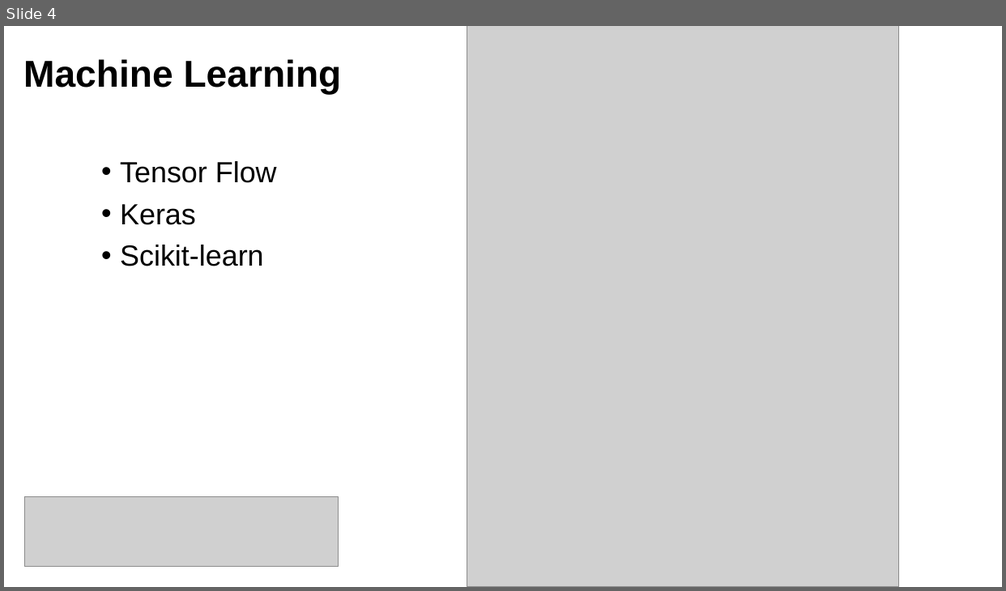
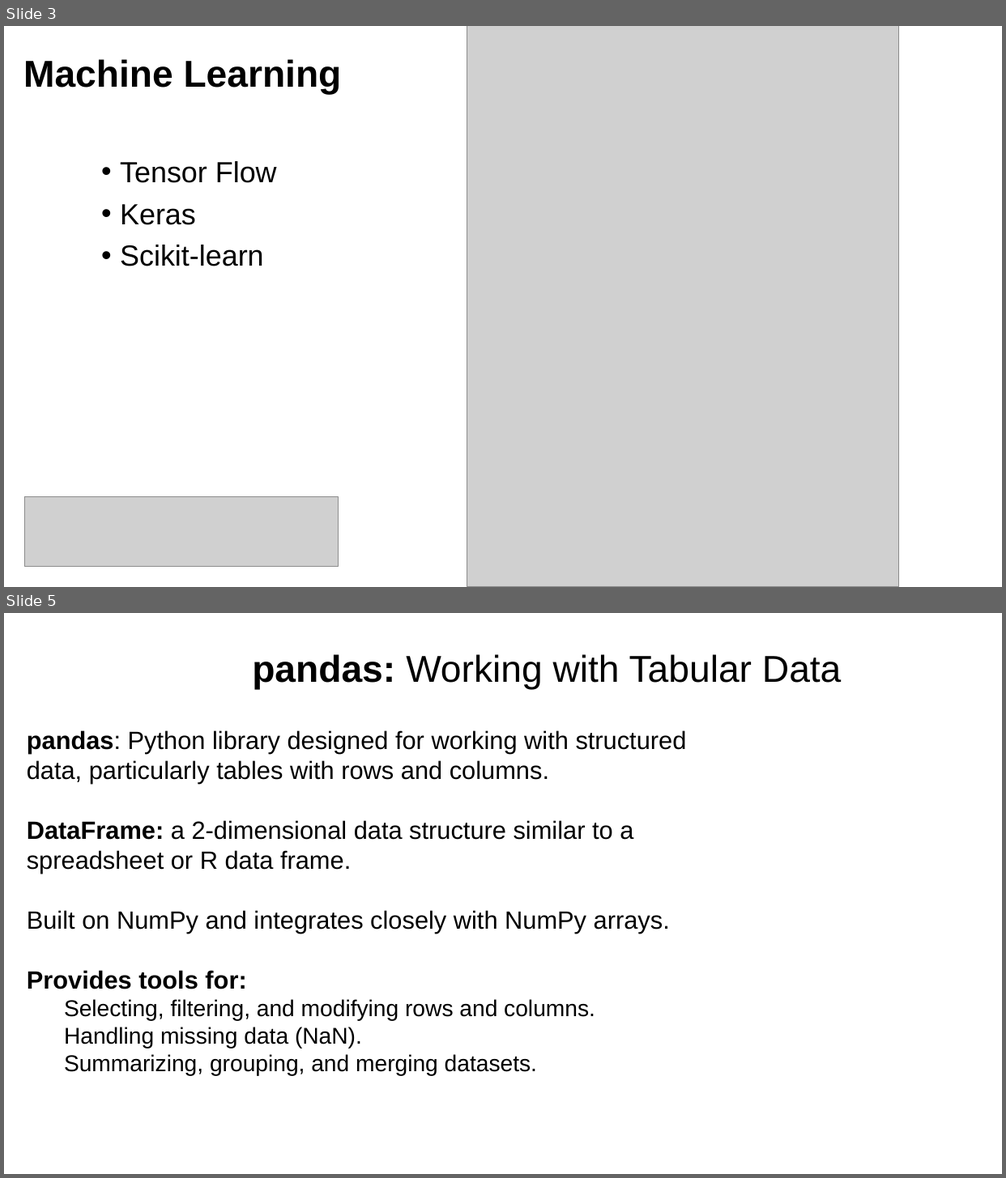
Before and after one commit to tparchman/F26_BIOL792, a slide deck: week11_python_pandas_numpyI/python11_numpy_pandas.pptx. Shown one above the other, each under a label of ours: slide 4 before the commit, slides 3 and 5 after it; the slides between them are not shown. The pictures are 1006x591 and 1006x1178 pixels, drawn with LibreOffice and Linux fonts; fonts in the diff are those of the drawing; grey boxes stand for pictures. Boxes give left, top, right and bottom in pixels: in the first picture for what was removed or moved away, otherwise in the second. Text is boxed around its words. In the diff, an @@ line names an element or a change of style, - is before the commit and + after.

```diff
--- a/week11_python_pandas_numpyI/python11_numpy_pandas.pptx
+++ b/week11_python_pandas_numpyI/python11_numpy_pandas.pptx
@@ slide 5 added at box(4, 613, 1002, 1174), background #FFFFFF @@
@@ text added at box(252, 654, 842, 689), 36 pt, text #000000 @@
+pandas: Working with Tabular Data
@@ text added at box(27, 730, 687, 1076), 24 pt, text #000000 @@
+pandas: Python library designed for working with structured data, particularly tables with rows and columns.
+DataFrame: a 2-dimensional data structure similar to a spreadsheet or R data frame.
+Built on NumPy and integrates closely with NumPy arrays.
+Provides tools for:
+  Selecting, filtering, and modifying rows and columns.
+  Handling missing data (NaN).
+  Summarizing, grouping, and merging datasets.
@@ what was slide 4 is now slide 3 @@
```
Also in this commit, not shown: 7 slides changed, 7 other slides added, 6 slides removed, 1 other file.
